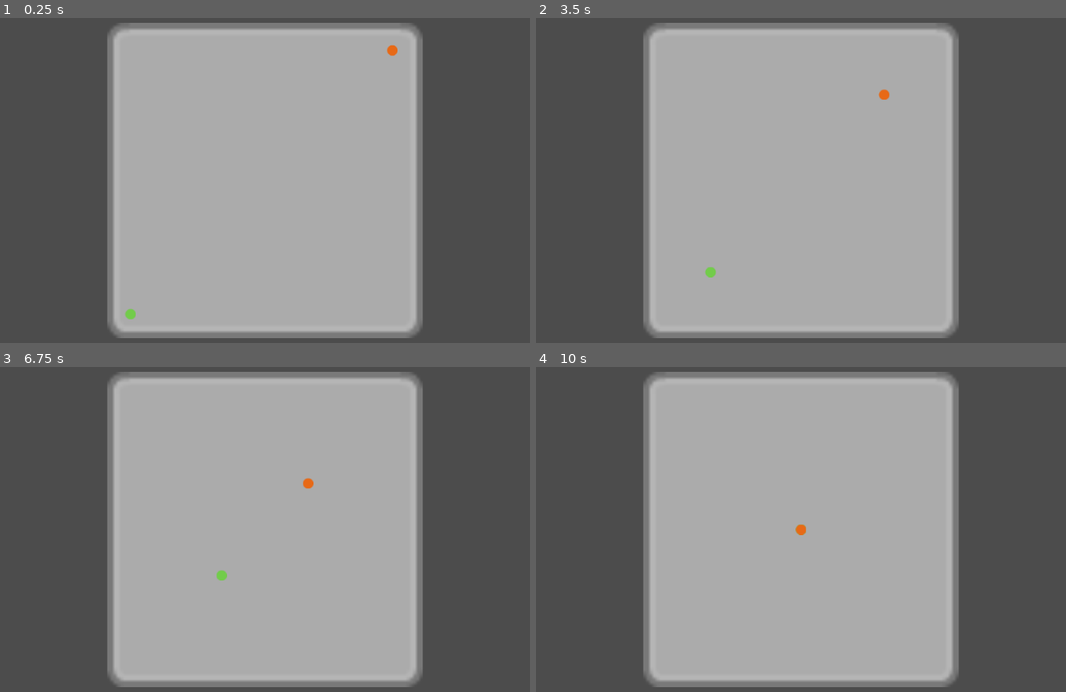
Above: before the commit, frames 1-4 (two rows, left to right).
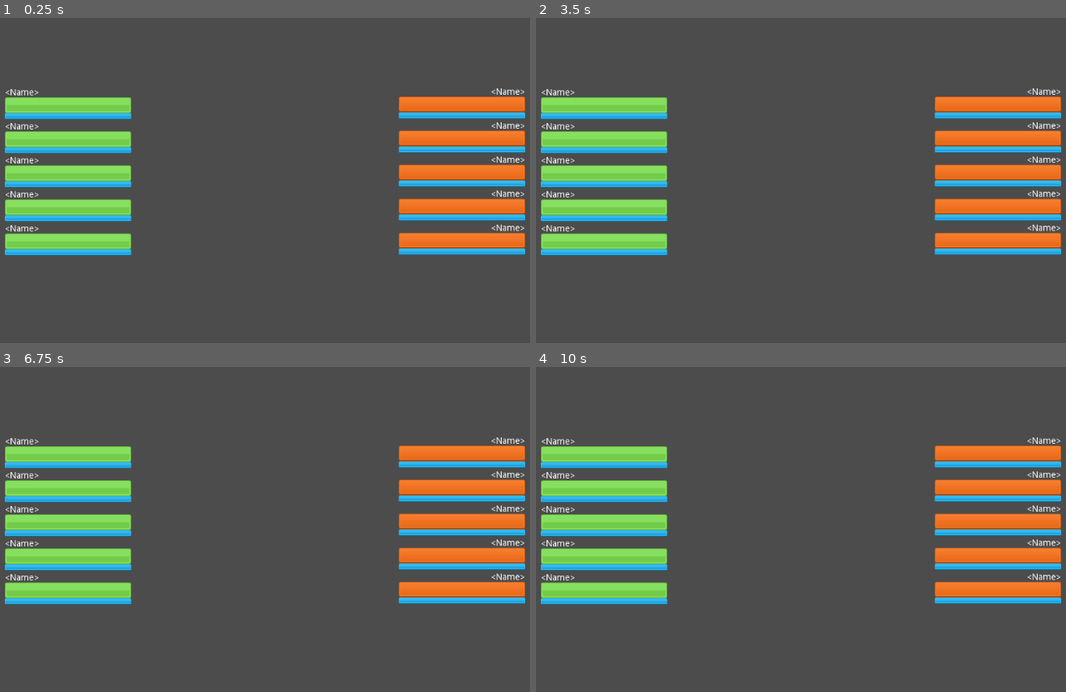
Above: after the commit, the same moments.

Repository: BliznyukNM/moba-manager
Game: Godot game, scene res://src/Match.tscn
Same seed, same stepped clock (60 frames per second), same inputs: the game is played once before the commit and once after it. The project has no main scene, so this scene is started directly.
Inputs:
- Up to frame 1 (0.25 s): no input
- Up to frame 2 (3.5 s): tap Enter at 0.5, 2 s; tap Space at 1.25, 2.75 s
- Up to frame 3 (6.75 s): tap Enter at 4.25 s; tap Space at 5 s
- Up to frame 4 (10 s): no input

The runs differ from the first frame. In frame 1, 71% of the frame differs, in the area x 0-100%, y 1-99%; in frame 2, 71%; in frame 3, 71%; in frame 4, 71%.

Commit message:
moved files to src folder

Diff:
--- a/moba-manager/project.godot
+++ b/moba-manager/project.godot
@@ -7,28 +7,6 @@
 ;   param=value ; assign values to parameters
 
 config_version=4
-
-_global_script_classes=[ {
-"base": "Node2D",
-"class": "BaseUnit",
-"language": "GDScript",
-"path": "res://src/BaseUnit.gd"
-}, {
-"base": "Node",
-"class": "GraphPath",
-"language": "GDScript",
-"path": "res://src/GraphPath.gd"
-}, {
-"base": "Node",
-"class": "Map",
-"language": "GDScript",
-"path": "res://src/Map.gd"
-} ]
-_global_script_class_icons={
-"BaseUnit": "",
-"GraphPath": "",
-"Map": ""
-}
 
 [application]
 
--- a/moba-manager/src/BaseUnit.gd
+++ /dev/null
@@ -1,78 +0,0 @@
-extends Node2D
-class_name BaseUnit
-
-
-enum Alliance { Radiant, Dire, Neutral }
-
-
-export var base_speed: int = 1
-export var base_health: int = 300
-export var base_attack_damage: int = 40
-export var base_attack_spread: int = 5 # works as base_attack +- spread
-export var base_attack_speed: int = 15 # once per given amount of ticks
-export(Alliance) var alliance: int
-
-
-var _graph: GraphPath
-var _current_node_index: int
-var _next_node_progress: int
-var _path: Array
-var _enemy: BaseUnit
-var _attack_cooldown: int
-
-
-var current_health: int setget _set_current_health, _get_current_health
-func _set_current_health(value: int) -> void:
-	current_health = int(clamp(value, 0, base_health))
-	if current_health == 0: _die()
-func _get_current_health() -> int:
-	return current_health
-
-
-func init(graph: GraphPath, path: Array) -> void:
-	_graph = graph
-	_path = path
-	self.current_health = base_health
-
-
-func on_tick() -> void:
-	_attack_cooldown -= 1
-
-
-func _move_by_path() -> void:
-	if _path.empty() or _current_node_index >= _path.size() - 1: return
-
-	var current_node: Node2D = _path[_current_node_index]
-	var next_node: Node2D = _path[_current_node_index + 1]
-	var weight: = _graph.get_path_weight(current_node, next_node)
-
-	_next_node_progress += base_speed
-
-	if _next_node_progress >= weight:
-		_next_node_progress -= weight
-		_current_node_index += 1
-		_set_parent(next_node)
-
-
-func _set_parent(new_parent: Node) -> void:
-	get_parent().remove_child(self)
-	new_parent.add_child(self)
-
-
-func _attack_enemy() -> void:
-	if _attack_cooldown > 0: return
-	_enemy.receive_damage(base_attack_damage + randi() % (base_attack_spread * 2) - base_attack_spread)
-	_attack_cooldown = base_attack_speed
-
-
-func receive_damage(damage: int) -> void:
-	self.current_health -= damage
-
-
-func _die() -> void:
-	print("Unit %s is dead. RIP" % name)
-	queue_free()
-
-
-func _reset_path_movement() -> void:
-	_next_node_progress = 0
--- a/moba-manager/src/DireMinion.tscn
+++ /dev/null
@@ -1,8 +0,0 @@
-[gd_scene load_steps=3 format=2]
-
-[ext_resource path="res://Kenney UI/red_tick.png" type="Texture" id=1]
-[ext_resource path="res://src/Minion.tscn" type="PackedScene" id=2]
-
-[node name="DireMinion" instance=ExtResource( 2 )]
-texture = ExtResource( 1 )
-alliance = 1
--- a/moba-manager/src/GraphPath.gd
+++ /dev/null
@@ -1,33 +0,0 @@
-class_name GraphPath
-extends Node
-
-
-export var graph: Dictionary
-
-
-func get_path_weight(from_node: Node2D, to_node: Node2D) -> int:
-	var info: Dictionary = graph.get(get_path_to(from_node))
-	var next_point: int = info.get(get_path_to(to_node))
-	return next_point
-
-
-func find_path_by_node(from_node: Node2D, to_node: Node2D) -> Array:
-	return find_path_by_name(get_path_to(from_node), get_path_to(to_node))
-
-
-func find_path_by_name(from_node: NodePath, to_node: NodePath) -> Array:
-	var path: = [get_node(from_node)]
-	_find_path_recursive(from_node, to_node, path)
-	return path
-
-
-func _find_path_recursive(from_node: NodePath, to_node: NodePath, path: Array) -> void:
-	var info: Dictionary = graph.get(from_node)
-	var next_point = info.get(to_node)
-
-	if next_point is int:
-		path.append(get_node(to_node))
-	elif next_point is NodePath:
-		path.append(get_node(next_point))
-		_find_path_recursive(next_point, to_node, path)
-	else: assert("Unexpected type in path.")
--- a/moba-manager/src/Map.gd
+++ /dev/null
@@ -1,39 +0,0 @@
-extends Node
-class_name Map
-
-
-export(float, EASE) var tick_multiplier: = 1
-
-
-onready var spawners_node: = $Spawners
-onready var graph_node: = $PathGraph
-
-
-var time_passed_since_last_tick: = 0.0
-
-
-func _ready() -> void:
-	_process_all_tickables(1)
-
-
-func _process(delta: float) -> void:
-	time_passed_since_last_tick += delta * tick_multiplier
-	var ticks_amount: = int(time_passed_since_last_tick)
-
-	if ticks_amount == 0: return
-
-	_process_all_tickables(ticks_amount)
-	time_passed_since_last_tick -= ticks_amount
-
-
-func _process_all_tickables(ticks_count: int) -> void:
-	for _i in range(0, ticks_count):
-		_process_tickables(spawners_node.get_children())
-
-		for node in graph_node.get_children():
-			_process_tickables(node.get_children())
-
-
-func _process_tickables(tickables: Array) -> void:
-	for tickable in tickables:
-		tickable.on_tick()
--- a/moba-manager/src/Map.tscn
+++ /dev/null
@@ -1,115 +0,0 @@
-[gd_scene load_steps=7 format=2]
-
-[ext_resource path="res://Kenney UI/grey_panel.png" type="Texture" id=1]
-[ext_resource path="res://src/GraphPath.gd" type="Script" id=2]
-[ext_resource path="res://src/Map.gd" type="Script" id=3]
-[ext_resource path="res://src/UnitSpawner.gd" type="Script" id=4]
-[ext_resource path="res://src/RadiantMinion.tscn" type="PackedScene" id=6]
-[ext_resource path="res://src/DireMinion.tscn" type="PackedScene" id=7]
-
-[node name="Map" type="Node"]
-script = ExtResource( 3 )
-
-[node name="Background" type="Sprite" parent="."]
-modulate = Color( 1, 1, 1, 0.588235 )
-scale = Vector2( 5, 5 )
-texture = ExtResource( 1 )
-
-[node name="PathGraph" type="Node" parent="."]
-script = ExtResource( 2 )
-graph = {
-NodePath("Radiant_Fountain"): {
-NodePath("Radiant_T2"): 50,
-NodePath("Radiant_T1"): NodePath("Radiant_T2"),
-NodePath("Mid"): NodePath("Radiant_T2"),
-NodePath("Dire_T1"): NodePath("Radiant_T2"),
-NodePath("Dire_T2"): NodePath("Radiant_T2"),
-NodePath("Dire_Fountain"): NodePath("Radiant_T2")
-},
-NodePath("Radiant_T2"): {
-NodePath("Radiant_T1"): 50,
-NodePath("Radiant_Fountain"): 50,
-NodePath("Mid"): NodePath("Radiant_T1"),
-NodePath("Dire_T1"): NodePath("Radiant_T1"),
-NodePath("Dire_T2"): NodePath("Radiant_T1"),
-NodePath("Dire_Fountain"): NodePath("Radiant_T1")
-},
-NodePath("Radiant_T1"): {
-NodePath("Mid"): 50,
-NodePath("Radiant_T2"): 50,
-NodePath("Radiant_Fountain"): NodePath("Radiant_T2"),
-NodePath("Dire_T1"): NodePath("Mid"),
-NodePath("Dire_T2"): NodePath("Mid"),
-NodePath("Dire_Fountain"): NodePath("Mid")
-},
-NodePath("Dire_Fountain"): {
-NodePath("Dire_T2"): 50,
-NodePath("Dire_T1"): NodePath("Dire_T2"),
-NodePath("Mid"): NodePath("Dire_T2"),
-NodePath("Radiant_T1"): NodePath("Dire_T2"),
-NodePath("Radiant_T2"): NodePath("Dire_T2"),
-NodePath("Radiant_Fountain"): NodePath("Dire_T2")
-},
-NodePath("Dire_T2"): {
-NodePath("Dire_T1"): 50,
-NodePath("Dire_Fountain"): 50,
-NodePath("Mid"): NodePath("Dire_T1"),
-NodePath("Radiant_T1"): NodePath("Dire_T1"),
-NodePath("Radiant_T2"): NodePath("Dire_T1"),
-NodePath("Radiant_Fountain"): NodePath("Dire_T1")
-},
-NodePath("Dire_T1"): {
-NodePath("Mid"): 50,
-NodePath("Dire_T2"): 50,
-NodePath("Dire_Fountain"): NodePath("Dire_T2"),
-NodePath("Radiant_T1"): NodePath("Mid"),
-NodePath("Radiant_T2"): NodePath("Mid"),
-NodePath("Radiant_Fountain"): NodePath("Mid")
-},
-NodePath("Mid"): {
-NodePath("Radiant_T1"): 50,
-NodePath("Dire_T1"): 50,
-NodePath("Radiant_T2"): NodePath("Radiant_T1"),
-NodePath("Radiant_Fountain"): NodePath("Radiant_T1"),
-NodePath("Dire_T2"): NodePath("Dire_T1"),
-NodePath("Dire_Fountain"): NodePath("Dire_T1")
-}
-}
-
-[node name="Radiant_Fountain" type="Node2D" parent="PathGraph"]
-position = Vector2( -213.113, 211.785 )
-
-[node name="Radiant_T1" type="Node2D" parent="PathGraph"]
-position = Vector2( -68.8967, 72.712 )
-
-[node name="Radiant_T2" type="Node2D" parent="PathGraph"]
-position = Vector2( -143.465, 145.129 )
-
-[node name="Dire_Fountain" type="Node2D" parent="PathGraph"]
-position = Vector2( 201.557, -206.609 )
-
-[node name="Dire_T1" type="Node2D" parent="PathGraph"]
-position = Vector2( 68.1598, -73.2619 )
-
-[node name="Dire_T2" type="Node2D" parent="PathGraph"]
-position = Vector2( 131.604, -136.163 )
-
-[node name="Mid" type="Node2D" parent="PathGraph"]
-
-[node name="Spawners" type="Node" parent="."]
-
-[node name="Radiant" type="Node" parent="Spawners"]
-script = ExtResource( 4 )
-_ticks_spawn_rate = 450
-_spawn_units = [ ExtResource( 6 ) ]
-_spawn_root_path = NodePath("../../PathGraph/Radiant_Fountain")
-_graph_path = NodePath("../../PathGraph")
-_path = [ NodePath("../../PathGraph/Radiant_Fountain"), NodePath("../../PathGraph/Radiant_T2"), NodePath("../../PathGraph/Radiant_T1"), NodePath("../../PathGraph/Mid"), NodePath("../../PathGraph/Dire_T1"), NodePath("../../PathGraph/Dire_T2"), NodePath("../../PathGraph/Dire_Fountain") ]
-
-[node name="Dire" type="Node" parent="Spawners"]
-script = ExtResource( 4 )
-_ticks_spawn_rate = 450
-_spawn_units = [ ExtResource( 7 ) ]
-_spawn_root_path = NodePath("../../PathGraph/Dire_Fountain")
-_graph_path = NodePath("../../PathGraph")
-_path = [ NodePath("../../PathGraph/Dire_Fountain"), NodePath("../../PathGraph/Dire_T2"), NodePath("../../PathGraph/Dire_T1"), NodePath("../../PathGraph/Mid"), NodePath("../../PathGraph/Radiant_T1"), NodePath("../../PathGraph/Radiant_T2"), NodePath("../../PathGraph/Radiant_Fountain") ]
--- a/moba-manager/src/Match.gd
+++ /dev/null
@@ -1,7 +0,0 @@
-extends Node
-
-
-func _ready() -> void:
-	# init heroes
-	# init bots
-	pass
--- a/moba-manager/src/Match.tscn
+++ b/moba-manager/src/Match.tscn
@@ -1,19 +1,7 @@
-[gd_scene load_steps=4 format=2]
+[gd_scene load_steps=2 format=2]
 
-[ext_resource path="res://src/Map.tscn" type="PackedScene" id=1]
-[ext_resource path="res://src/Match.gd" type="Script" id=2]
-[ext_resource path="res://src/TestBot.gd" type="Script" id=3]
+[ext_resource path="res://src/MatchUI.tscn" type="PackedScene" id=1]
 
 [node name="Match" type="Node"]
-script = ExtResource( 2 )
 
-[node name="Players" type="Node" parent="."]
-
-[node name="Player1" type="Node" parent="Players"]
-script = ExtResource( 3 )
-
-[node name="Map" parent="." instance=ExtResource( 1 )]
-tick_multiplier = 15.0
-
-[node name="Camera2D" type="Camera2D" parent="."]
-current = true
+[node name="MatchUI" parent="." instance=ExtResource( 1 )]
--- a/moba-manager/src/simple/Match.tscn
+++ b/moba-manager/src/MatchUI.tscn
@@ -1,7 +1,7 @@
 [gd_scene load_steps=3 format=2]
 
-[ext_resource path="res://src/simple/RadiantHeroUI.tscn" type="PackedScene" id=1]
-[ext_resource path="res://src/simple/DireHeroUI.tscn" type="PackedScene" id=2]
+[ext_resource path="res://src/DireHeroUI.tscn" type="PackedScene" id=1]
+[ext_resource path="res://src/RadiantHeroUI.tscn" type="PackedScene" id=2]
 
 [node name="MatchUI" type="Control"]
 anchor_right = 1.0
@@ -20,22 +20,22 @@
 "_edit_use_anchors_": false
 }
 
-[node name="Hero" parent="RadiantHeroes" instance=ExtResource( 1 )]
+[node name="Hero" parent="RadiantHeroes" instance=ExtResource( 2 )]
 margin_bottom = 50.0
 
-[node name="Hero2" parent="RadiantHeroes" instance=ExtResource( 1 )]
+[node name="Hero2" parent="RadiantHeroes" instance=ExtResource( 2 )]
 margin_top = 54.0
 margin_bottom = 104.0
 
-[node name="Hero3" parent="RadiantHeroes" instance=ExtResource( 1 )]
+[node name="Hero3" parent="RadiantHeroes" instance=ExtResource( 2 )]
 margin_top = 108.0
 margin_bottom = 158.0
 
-[node name="Hero4" parent="RadiantHeroes" instance=ExtResource( 1 )]
+[node name="Hero4" parent="RadiantHeroes" instance=ExtResource( 2 )]
 margin_top = 162.0
 margin_bottom = 212.0
 
-[node name="Hero5" parent="RadiantHeroes" instance=ExtResource( 1 )]
+[node name="Hero5" parent="RadiantHeroes" instance=ExtResource( 2 )]
 margin_top = 216.0
 margin_bottom = 266.0
 
@@ -51,21 +51,21 @@
 "_edit_use_anchors_": false
 }
 
-[node name="DireHero" parent="DireHeroes" instance=ExtResource( 2 )]
+[node name="DireHero" parent="DireHeroes" instance=ExtResource( 1 )]
 margin_bottom = 50.0
 
-[node name="DireHero2" parent="DireHeroes" instance=ExtResource( 2 )]
+[node name="DireHero2" parent="DireHeroes" instance=ExtResource( 1 )]
 margin_top = 54.0
 margin_bottom = 104.0
 
-[node name="DireHero3" parent="DireHeroes" instance=ExtResource( 2 )]
+[node name="DireHero3" parent="DireHeroes" instance=ExtResource( 1 )]
 margin_top = 108.0
 margin_bottom = 158.0
 
-[node name="DireHero4" parent="DireHeroes" instance=ExtResource( 2 )]
+[node name="DireHero4" parent="DireHeroes" instance=ExtResource( 1 )]
 margin_top = 162.0
 margin_bottom = 212.0
 
-[node name="DireHero5" parent="DireHeroes" instance=ExtResource( 2 )]
+[node name="DireHero5" parent="DireHeroes" instance=ExtResource( 1 )]
 margin_top = 216.0
 margin_bottom = 266.0
--- a/moba-manager/src/Minion.gd
+++ /dev/null
@@ -1,34 +0,0 @@
-"""
-Minion class
-"""
-
-extends BaseUnit
-
-
-func on_tick() -> void:
-	.on_tick()
-
-	if is_instance_valid(_enemy):
-		_attack_enemy()
-	else:
-		_enemy = _get_closest_enemy()
-
-		if _enemy == null:
-			_move_by_path()
-		else:
-			_reset_path_movement()
-
-
-func _get_closest_enemy() -> BaseUnit:
-	var current_node: Node2D = _path[_current_node_index]
-	var units: = current_node.get_children()
-	var enemies: = []
-
-	for unit in units:
-		if unit.alliance == alliance: continue
-		enemies.push_back(unit)
-
-	if enemies.size() == 0: return null
-
-	enemies.shuffle() # sort by priority
-	return enemies.front()
--- a/moba-manager/src/Minion.tscn
+++ /dev/null
@@ -1,7 +0,0 @@
-[gd_scene load_steps=3 format=2]
-
-[ext_resource path="res://src/Unit.tscn" type="PackedScene" id=1]
-[ext_resource path="res://src/Minion.gd" type="Script" id=2]
-
-[node name="Minion" instance=ExtResource( 1 )]
-script = ExtResource( 2 )
--- a/moba-manager/src/RadiantMinion.tscn
+++ /dev/null
@@ -1,7 +0,0 @@
-[gd_scene load_steps=3 format=2]
-
-[ext_resource path="res://Kenney UI/green_tick.png" type="Texture" id=1]
-[ext_resource path="res://src/Minion.tscn" type="PackedScene" id=2]
-
-[node name="RadiantMinion" instance=ExtResource( 2 )]
-texture = ExtResource( 1 )
--- a/moba-manager/src/TestBot.gd
+++ /dev/null
@@ -1 +0,0 @@
-extends Node
--- a/moba-manager/src/Unit.tscn
+++ /dev/null
@@ -1,8 +0,0 @@
-[gd_scene load_steps=3 format=2]
-
-[ext_resource path="res://Kenney UI/blue_tick.png" type="Texture" id=1]
-[ext_resource path="res://src/BaseUnit.gd" type="Script" id=2]
-
-[node name="Unit" type="Sprite"]
-texture = ExtResource( 1 )
-script = ExtResource( 2 )
--- a/moba-manager/src/UnitSpawner.gd
+++ /dev/null
@@ -1,33 +0,0 @@
-extends Node
-
-
-export var _ticks_spawn_rate: int
-export var _spawn_units: Array
-export var _spawn_root_path: NodePath
-export var _graph_path: NodePath
-export(Array, NodePath) var _path : Array
-
-
-onready var _spawn_root: = get_node(_spawn_root_path)
-onready var _graph: GraphPath = get_node(_graph_path)
-
-
-var _tick_cooldown: int
-var _parsed_path: Array = []
-
-
-func _ready() -> void:
-	for p in _path:
-		_parsed_path.append(get_node(p))
-
-
-func on_tick() -> void:
-	_tick_cooldown -= 1
-	if _tick_cooldown > 0: return
-
-	_tick_cooldown = _ticks_spawn_rate
-
-	for spawn_unit in _spawn_units:
-		var unit: BaseUnit = spawn_unit.instance()
-		unit.init(_graph, _parsed_path)
-		_spawn_root.add_child(unit)
Renamed: moba-manager/src/simple/DireHeroUI.tscn -> moba-manager/src/DireHeroUI.tscn
Renamed: moba-manager/src/simple/RadiantHeroUI.tscn -> moba-manager/src/RadiantHeroUI.tscn
